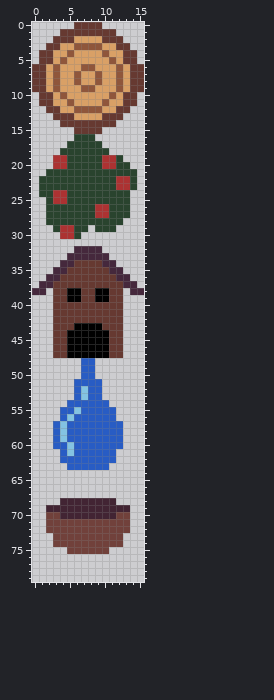
Two states of a sprite sheet, assets/resource_sheet.png. The picture above is the old version.
The file is 16x80 pixels.
Now the later version:
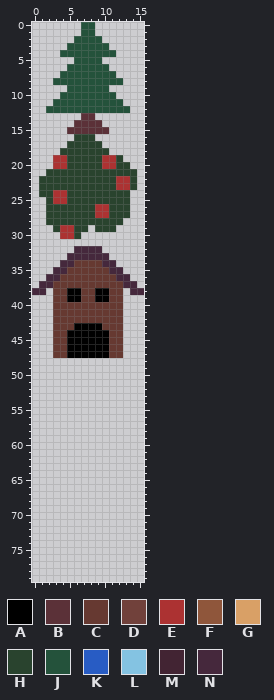
Palette (. is transparent): A #000000  B #5b3138  C #663931  D #71413b  E #ac3232  F #8f563b  G #d9a066  H #29432e  J #24523b  K #285cc4  L #84c3e2  M #422433  N #45283c
The edit:
@@ x 0..15 @@
- 0 ......CCCC......
- 1 ....CCCCCCCC....
- 2 ...CCCGGGGCCC...
- 3 ..CCGGFFFFGGCC..
- 4 .CCGGFGGGGFGGCC.
- 5 .CCGFGGGGGGFGCC.
- 6 CCGFGGGFFGGGFGCC
- 7 CCGFGGFGGFGGFGCC
- 8 CCGFGGFGGFGGFGCC
- 9 CCGFGGGFFGGGFGCC
-10 .CCGFGGGGGGFGCC.
-11 .CCGGFGGGGFGGCC.
-12 ..CCGGFFFFGGCC..
-13 ...CCCGGGGCCC...
-14 ....CCCCCCCC....
-15 ......CCCC......
+ 0 .......JJ.......
+ 1 .......JJ.......
+ 2 ......JJJJ......
+ 3 .....JJJJJJ.....
+ 4 ....JJJJJJJJ....
+ 5 ......JJJJ......
+ 6 .....JJJJJJ.....
+ 7 ....JJJJJJJJ....
+ 8 ...JJJJJJJJJJ...
+ 9 .....JJJJJJ.....
+10 ....JJJJJJJJ....
+11 ...JJJJJJJJJJ...
+12 ..JJJJJJJJJJJJ..
+13 .......BB.......
+14 ......BBBB......
+15 .....BBBBBB.....
 16 ......HHH.......
@@ x 0..15 @@
 47 ...CCAAAAAACC...
-48 .......KK.......
-49 .......KK.......
-50 .......KK.......
-51 ......KKKK......
-52 ......KLKK......
-53 ......KLKK......
-54 .....KKKKKK.....
-55 ....KKLKKKKK....
-56 ....KLKKKKKK....
-57 ...KLKKKKKKKK...
-58 ...KLKKKKKKKK...
-59 ...KLKKKKKKKK...
-60 ...KKLKKKKKKK...
-61 ....KLKKKKKK....
-62 ....KKKKKKKK....
-63 .....KKKKKK.....
+48 ................
+49 ................
+50 ................
+51 ................
+52 ................
+53 ................
+54 ................
+55 ................
+56 ................
+57 ................
+58 ................
+59 ................
+60 ................
+61 ................
+62 ................
+63 ................
 64 ................
@@ x 0..15 @@
 67 ................
-68 ....MMMMMMMM....
-69 ..MMMMMMMMMMMM..
-70 ..DDMMMMMMMMDD..
-71 ..DDDDDDDDDDDD..
-72 ..DDDDDDDDDDDD..
-73 ...DDDDDDDDDD...
-74 ...DDDDDDDDDD...
-75 .....DDDDDD.....
+68 ................
+69 ................
+70 ................
+71 ................
+72 ................
+73 ................
+74 ................
+75 ................
 76 ................
Where, in picture pixels (left, top, right, bottom), the same in both pictures:
changed: (32, 22, 144, 134)
erased: (46, 358, 130, 554)
